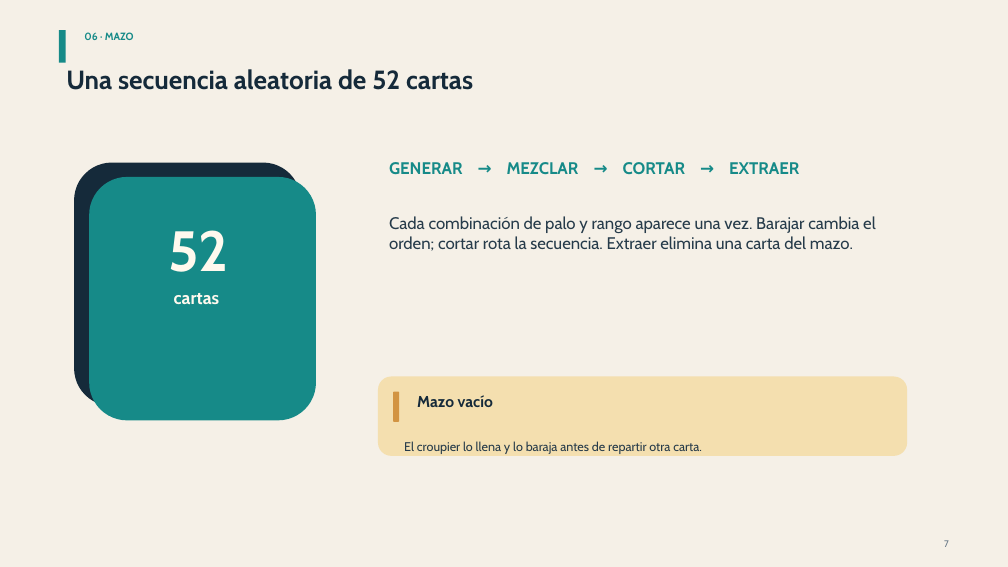
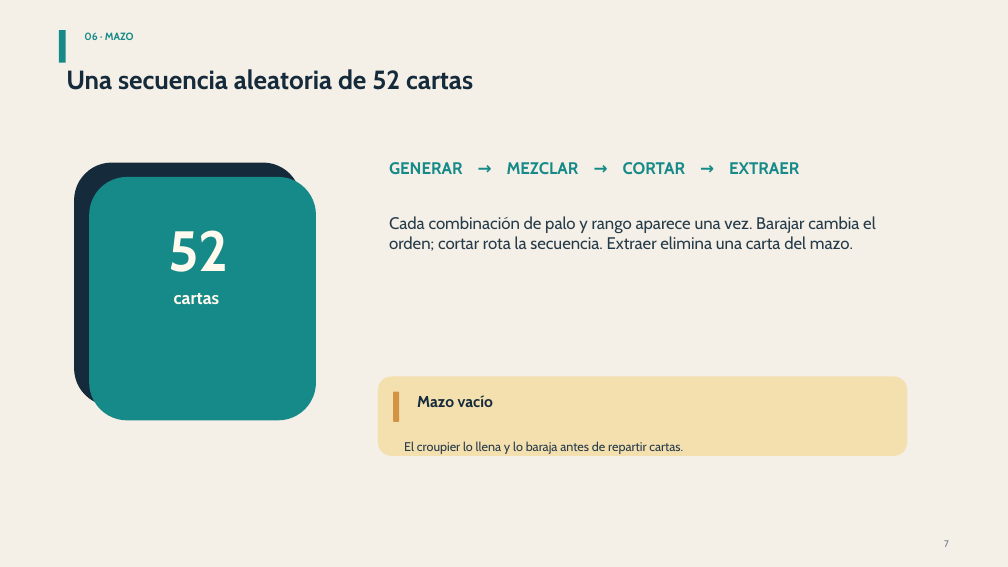
Before and after one commit to Sebastian1247/Juego_Baraja, a slide deck: slide 7 of docs/Presentacion_Blackjack_Diseno.pptx. Drawn at 1008x567 pixels with LibreOffice and Linux fonts; fonts in the diff are those of the drawing. Boxes give left, top, right and bottom in pixels: in the first picture for what was removed or moved away, otherwise in the second. Text is boxed around its words. In the diff, an @@ line names an element or a change of style, - is before the commit and + after.

Commit message:
Cambios archivos Settings y Launch .json y documento de presentacion

```diff
--- a/docs/Presentacion_Blackjack_Diseno.pptx
+++ b/docs/Presentacion_Blackjack_Diseno.pptx
@@ text at <box>404,441,683,454</box>: text changed @@
-El croupier lo llena y lo baraja antes de repartir otra carta.
+El croupier lo llena y lo baraja antes de repartir cartas.
```
